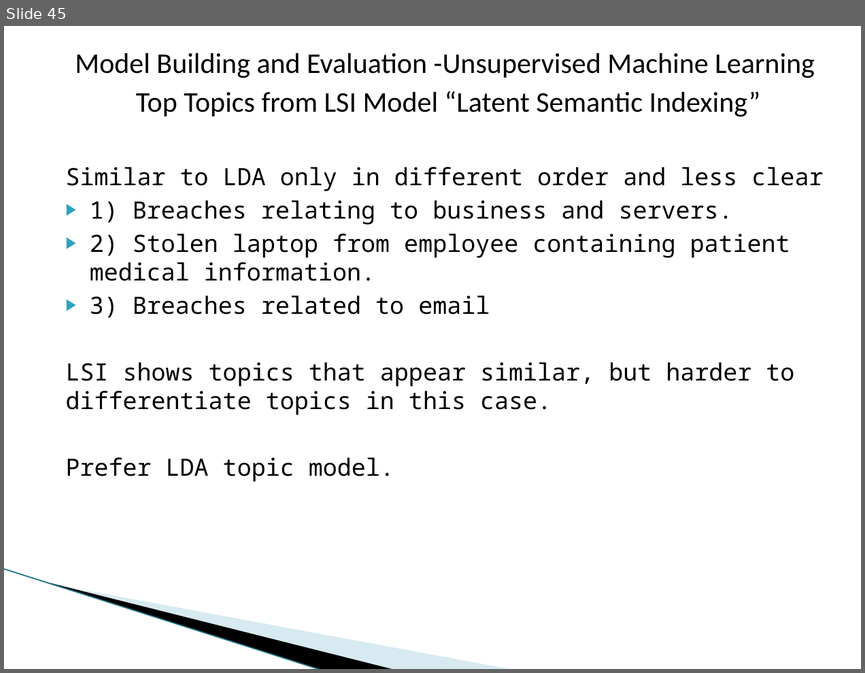
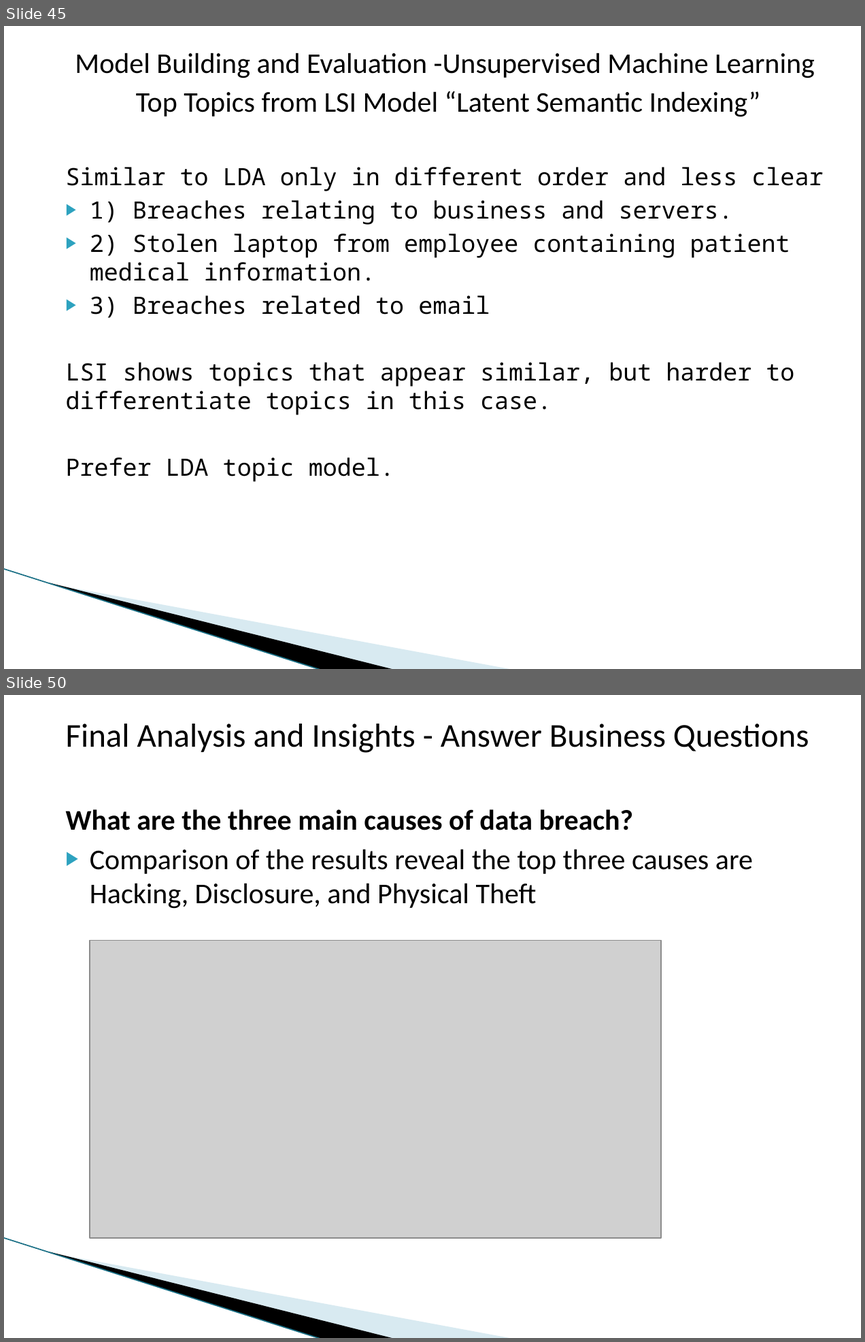
Before and after one commit to dmrod01/Capstone, a slide deck: Final Analysis - Data Capstone Project - Data Breaches.pptx. Shown one above the other, each under a label of ours: slide 45 before the commit, slides 45 and 50 after it; the slides between them are not shown. The pictures are 865x673 and 865x1342 pixels, drawn with LibreOffice and Linux fonts; fonts in the diff are those of the drawing; grey boxes stand for pictures; background and template pictures are left out. Boxes give left, top, right and bottom in pixels: in the first picture for what was removed or moved away, otherwise in the second. Text is boxed around its words. In the diff, an @@ line names an element or a change of style, - is before the commit and + after.

```diff
--- a/Final Analysis - Data Capstone Project - Data Breaches.pptx
+++ b/Final Analysis - Data Capstone Project - Data Breaches.pptx
@@ slide 50 added at <box>4,695,861,1338</box>, background #FFFFFF; not listed: 3 template elements that a slide beside it also shows @@
@@ text added at <box>66,724,808,909</box>, 24 pt, text #000000 @@
+Final Analysis and Insights - Answer Business Questions
+What are the three main causes of data breach?
+▶ Comparison of the results reveal the top three causes are Hacking, Disclosure, and Physical Theft
@@ picture added at <box>90,940,661,1238</box> @@
```
Also in this commit, not shown: 1 slide changed, 22 other slides added, 2 other files.
